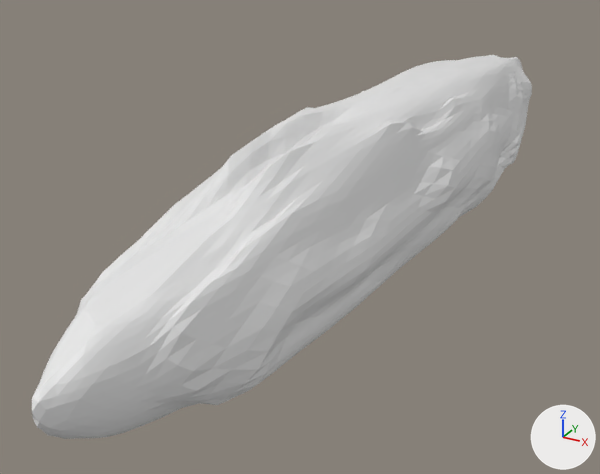
The COLLADA model art/meshes/structural/earth_mound_short.dae: old version first, new version second.
Both versions are drawn from a 50 mm lens placed at (7.2, -17.1, 6.5), pointed at (-1.4, -1.4, -1.4). The lights are fixed; the arrows at lower right show +X, +Y and +Z.
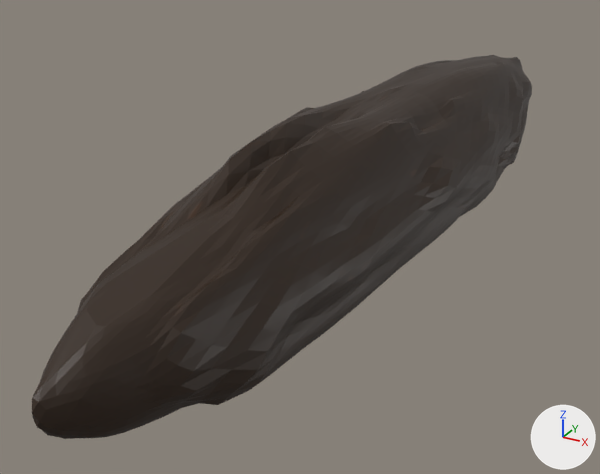
Patch to the scene script:
```diff
--- a/art/meshes/structural/earth_mound_short.dae.py
+++ b/art/meshes/structural/earth_mound_short.dae.py
@@ img_mound_png @@
+img_mound_png = load_image('mound.png', '../../textures/skins/structural/mound.png', 1024, 1024, 'sRGB')
@@ mat_material_001 @@
+mat_material_001 = principled_material('Material.001')
+mat_material_001.texture = img_mound_png
@@ me_icosphere @@
 me_icosphere.from_pydata(...)  # 2562 vertices, 5120 faces; spans x -1.9..1.9, y -11.1..11.1, z -2.0..2.1
+me_icosphere.materials.append(mat_material_001)  # picture img_mound_png
```

Boxes [x1, y1, x2, y2] around the edits, measured in the pictures (600 x 474 px):
'Icosphere', recoloured: [32, 55, 532, 439] in both
